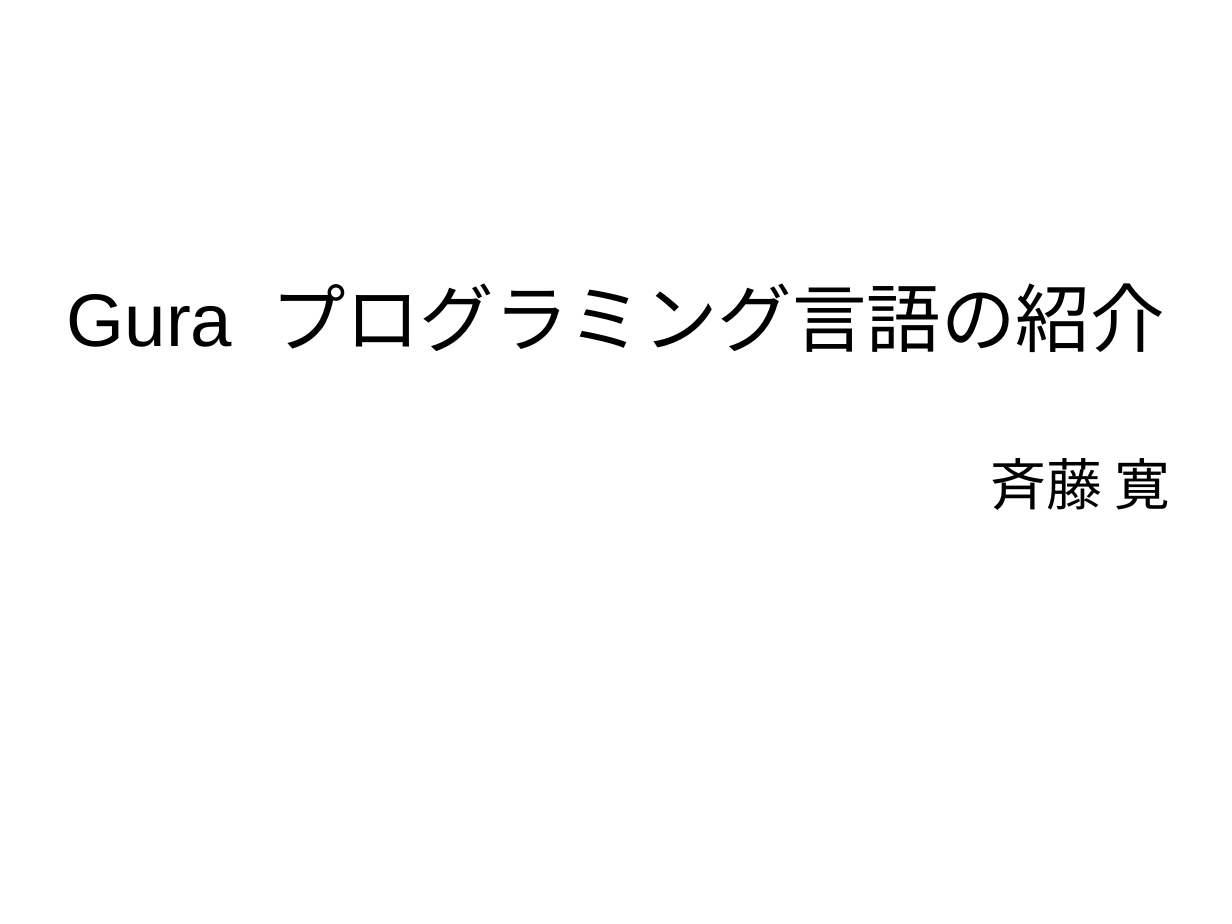
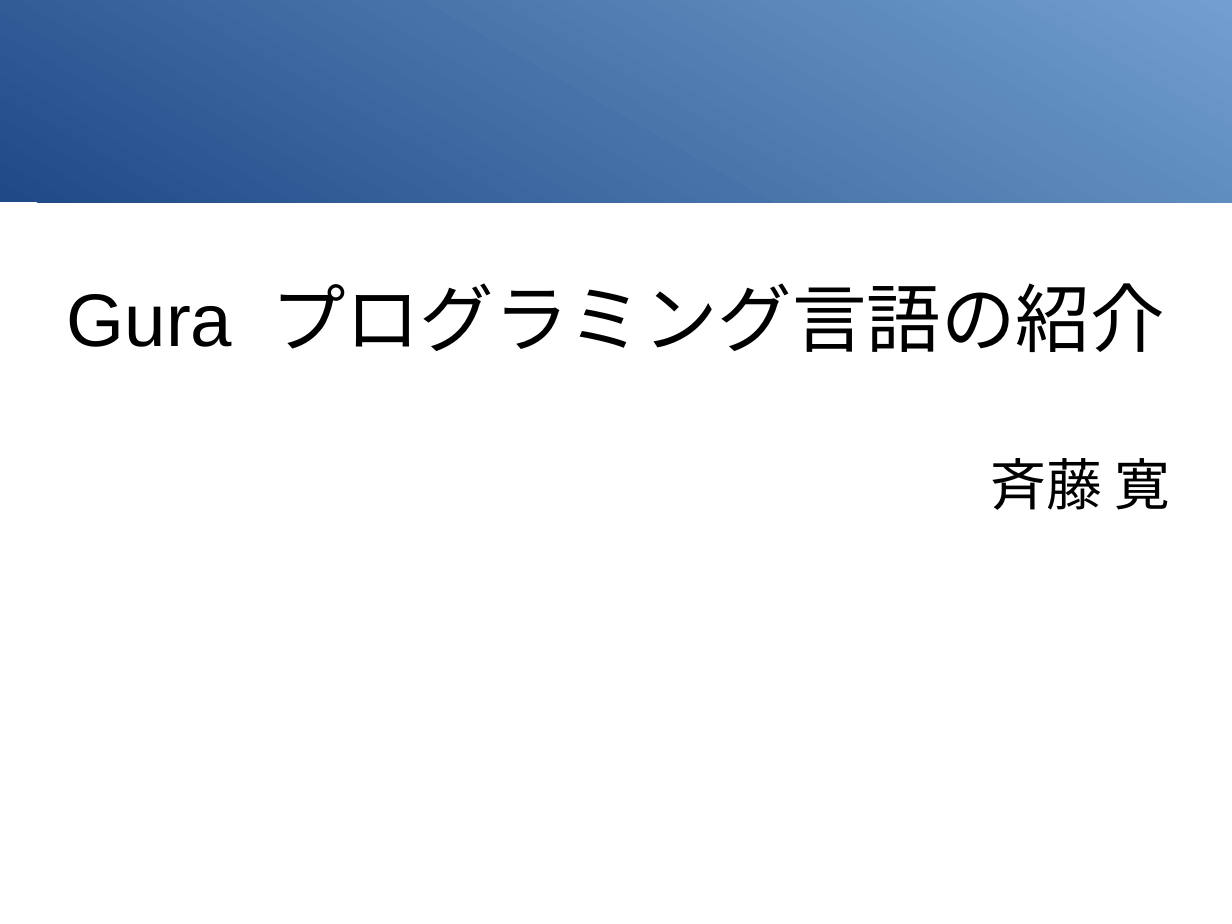
Before and after one commit to gura-lang/gura-doc, a slide deck: slide 1 of presentation/gura-intro.odp. Drawn at 1232x924 pixels with LibreOffice and Linux fonts; fonts in the diff are those of the drawing; background and template pictures are left out. Boxes give left, top, right and bottom in pixels: in the first picture for what was removed or moved away, otherwise in the second. Text is boxed around its words. In the diff, an @@ line names an element or a change of style, - is before the commit and + after.

```diff
--- a/presentation/gura-intro.odp
+++ b/presentation/gura-intro.odp
@@ rectangle added at (x1=0, y1=0, x2=1232, y2=202), fill gradient #204A87 to #729FCF @@
```
Also in this commit, not shown: 14 slides added, 2 slides removed.
